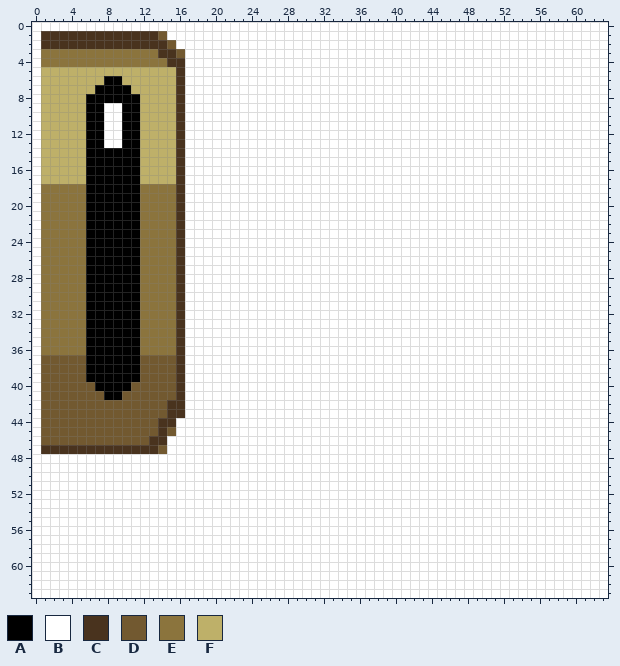
Two versions of one pixel-art file, textures/Head.aseprite. This is how it looked before the edit.
64x64 pixels, 1 frame.
Palette (. is transparent): A #000000  B #ffffff  C #49331e  D #725930  E #8b743d  F #beb069
The same view after the edit:
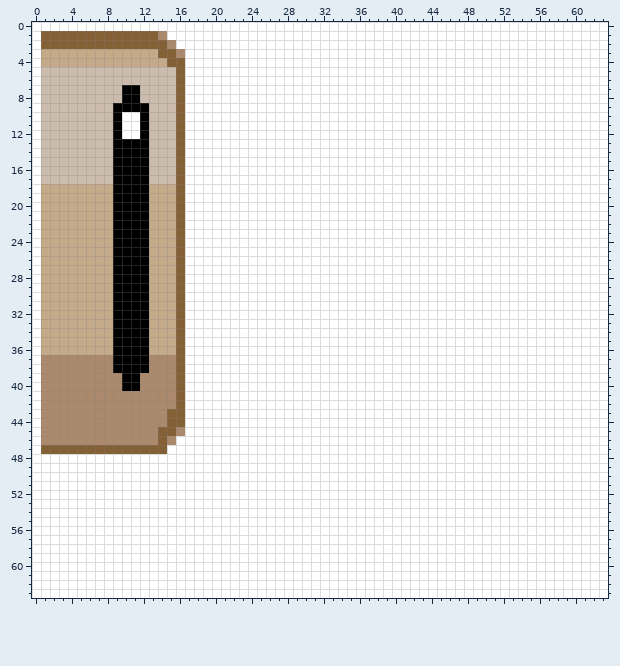
The author wrote: vastly improved face colors and eye shape
Diff:
colour C: #49331e -> #846036
colour D: #725930 -> #ab896c
colour E: #8b743d -> #c4aa88
colour F: #beb069 -> #cbbcad
Layers "eye", "face":
y 6: x 8..9 AA -> FF
y 7: x 7..9 AAA -> FFF; x 11 F -> A
y 8: x 6..9 AAAA -> FFFF
y 9: x 6..9 AABB -> FFFA; x 12 F -> A
y 10..12: x 6..12 AABBAAF -> FFFABBA
y 13: x 6..9 AABB -> FFFA; x 12 F -> A
y 14..17: x 6..8 AAA -> FFF; x 12 F -> A
y 18..36: x 6..8 AAA -> EEE; x 12 E -> A
y 37..38: x 6..8 AAA -> DDD; x 12 D -> A
y 39: x 6..9 AAAA -> DDDD
y 40: x 7..9 AAA -> DDD; x 11 D -> A
y 41: x 8..9 AA -> DD
y 42: x 15 C -> D
y 44: x 14 C -> D; x 16 B -> C
y 45: x 15..16 DB -> CD
y 46: x 13 C -> D; x 15 B -> D
y 47: x 14 D -> C
Where, in picture pixels (left, top, right, bottom), the same in both pictures:
changed: (41, 31, 185, 454)
